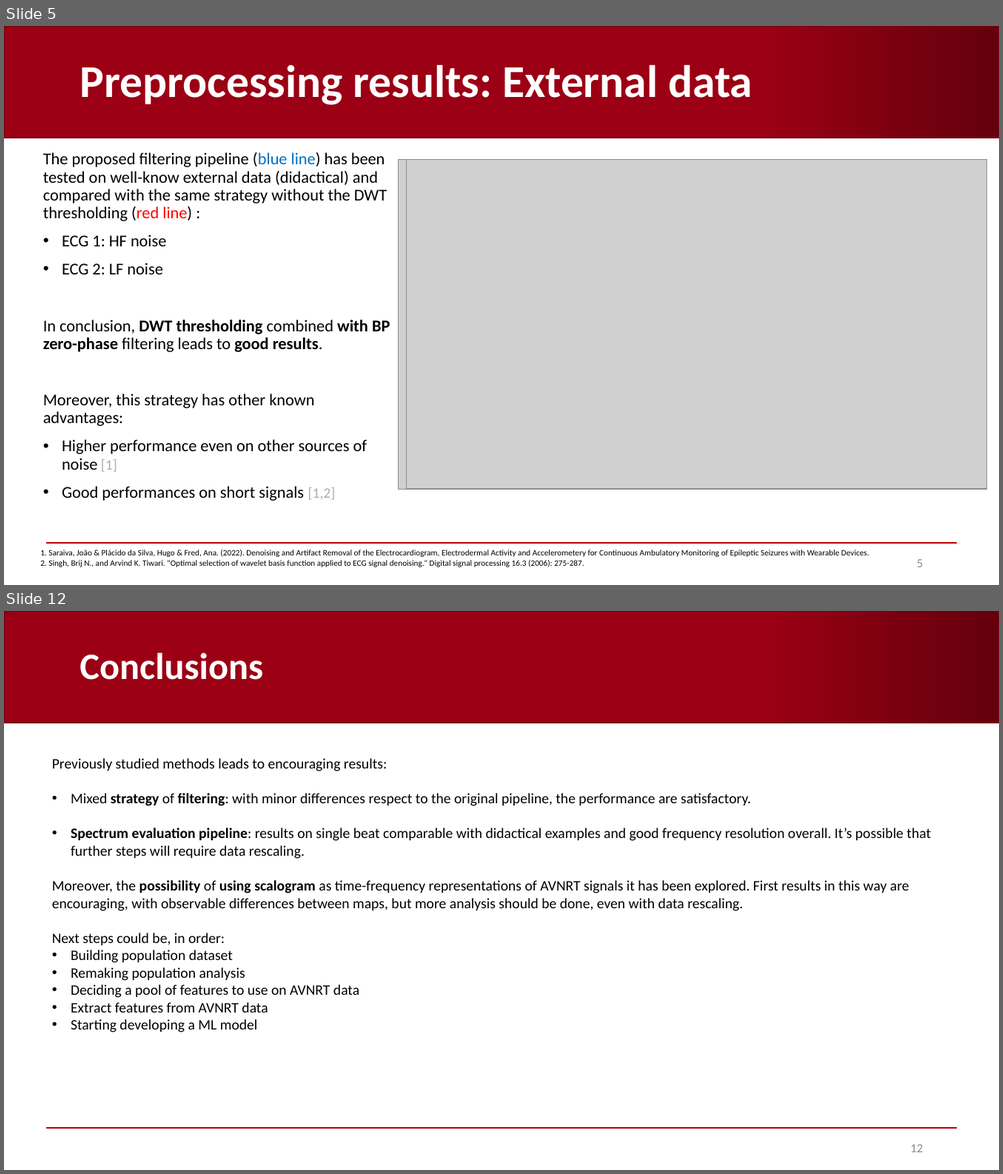
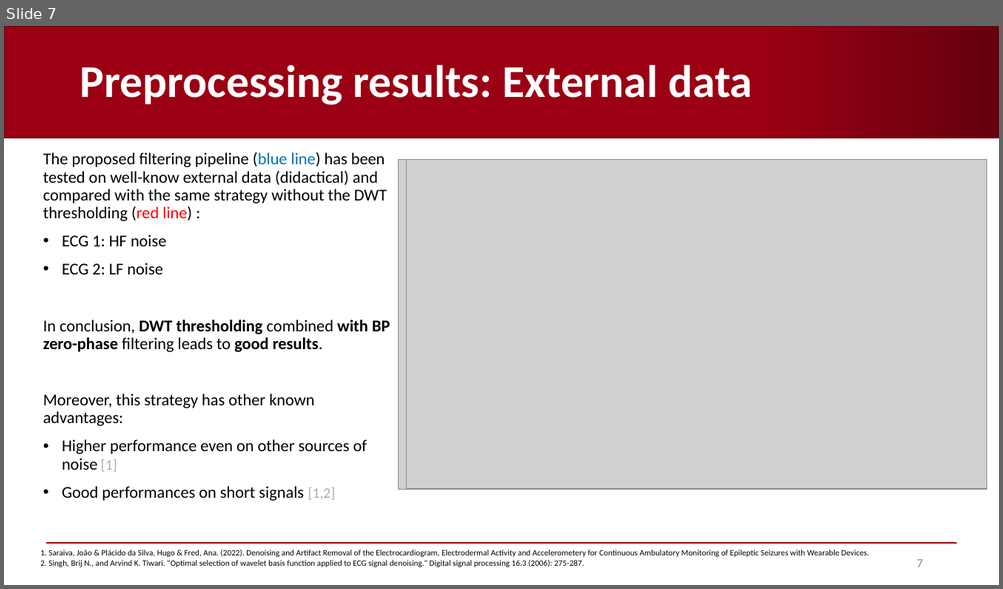
Before and after one commit to AndreaCorrado00/Tesi_magistrale_Corrado_Andrea, a slide deck: Documentation/4. Recap filters-spectrum-alignment .pptx. Shown one above the other, each under a label of ours: slides 5 and 12 before the commit, slide 7 after it; the slides between them are not shown. The pictures are 1003x1174 and 1003x589 pixels, drawn with LibreOffice and Linux fonts; fonts in the diff are those of the drawing; grey boxes stand for pictures; background and template pictures are left out. Boxes give left, top, right and bottom in pixels: in the first picture for what was removed or moved away, otherwise in the second. Text is boxed around its words. In the diff, an @@ line names an element or a change of style, - is before the commit and + after.

```diff
--- a/Documentation/4. Recap filters-spectrum-alignment .pptx
+++ b/Documentation/4. Recap filters-spectrum-alignment .pptx
@@ slide 12 removed at [4, 611, 999, 1170], background #FFFFFF; not listed: 2 template elements that a slide beside it also shows @@
@@ title removed at [79, 652, 263, 680] @@
-Conclusions
@@ text removed at [52, 758, 930, 1033] @@
-Previously studied methods leads to encouraging results:
-• Mixed strategy of filtering: with minor differences respect to the original pipeline, the performance are satisfactory.
-• Spectrum evaluation pipeline: results on single beat comparable with didactical examples and good frequency resolution overall. It’s possible that further steps will require data rescaling.
-Moreover, the possibility of using scalogram as time-frequency representations of AVNRT signals it has been explored. First results in this way are encouraging, with observable differences between maps, but more analysis should be done, even with data rescaling.
-Next steps could be, in order:
-• Building population dataset
-• Remaking population analysis
-• Deciding a pool of features to use on AVNRT data
-• Extract features from AVNRT data
-• Starting developing a ML model
@@ rectangle removed at [552, 759, 569, 772] @@
@@ rectangle removed at [450, 789, 468, 801] @@
@@ page number removed at [910, 1145, 922, 1153] @@
-12
@@ what was slide 5 is now slide 7 @@
@@ page number at [916, 560, 922, 568]: text changed @@
-5
+7
```
Also in this commit, not shown: 8 slides changed, 7 slides added, 2 other slides removed.
